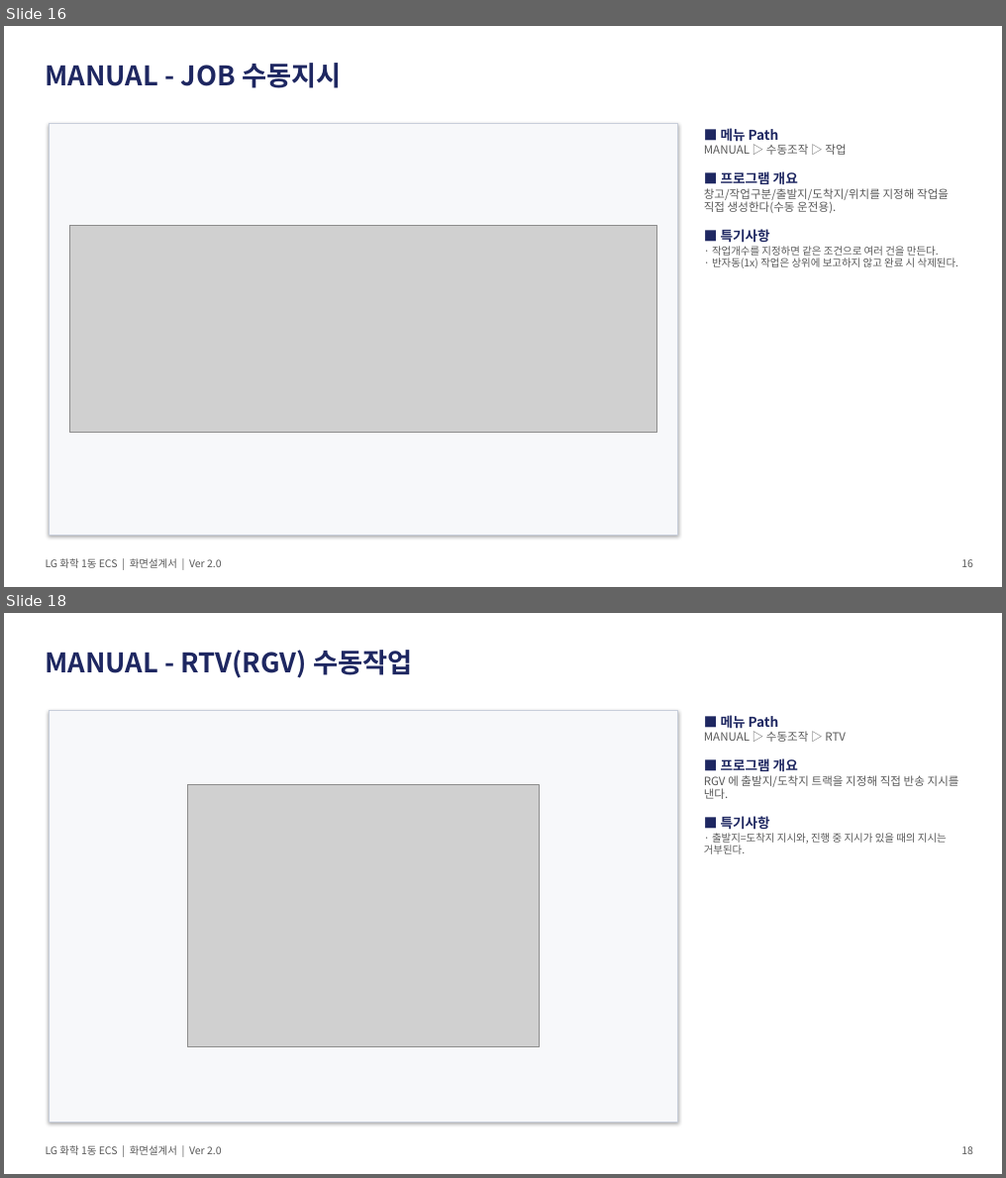
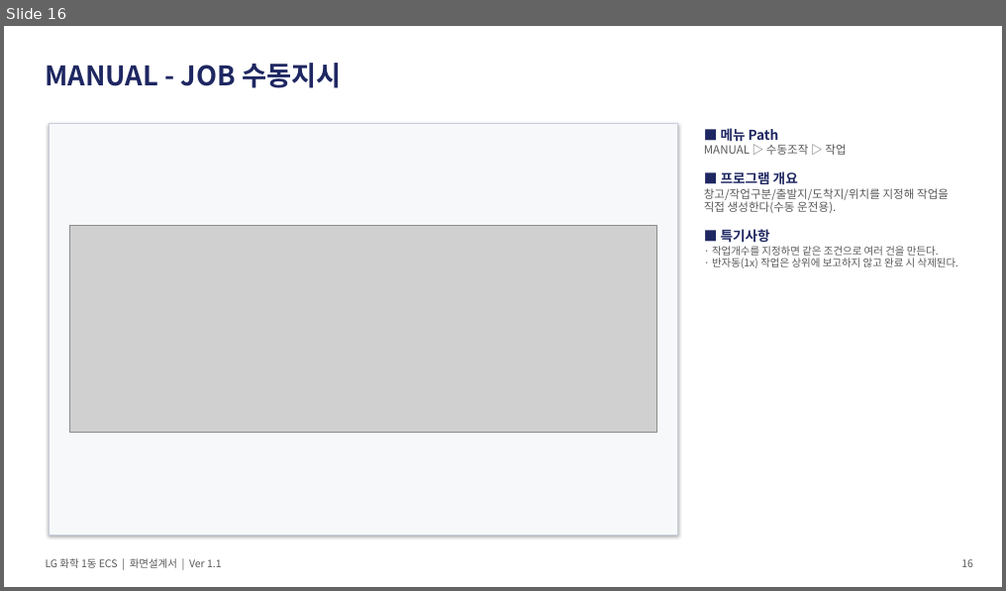
Before and after one commit to yeorijby-coder/LGLS_ALL, a slide deck: docs/산출물_20260921/06_ECS_화면설계서.pptx. Shown one above the other, each under a label of ours: slides 16 and 18 before the commit, slide 16 after it; the slides between them are not shown. The pictures are 1006x1178 and 1006x591 pixels, drawn with LibreOffice and Linux fonts; fonts in the diff are those of the drawing; grey boxes stand for pictures. Boxes give left, top, right and bottom in pixels: in the first picture for what was removed or moved away, otherwise in the second. Text is boxed around its words. In the diff, an @@ line names an element or a change of style, - is before the commit and + after.

```diff
--- a/docs/산출물_20260921/06_ECS_화면설계서.pptx
+++ b/docs/산출물_20260921/06_ECS_화면설계서.pptx
@@ slide 18 removed at (x1=4, y1=613, x2=1002, y2=1174), background #FFFFFF @@
@@ text removed at (x1=46, y1=650, x2=412, y2=678) @@
-MANUAL - RTV(RGV) 수동작업
@@ rectangle removed at (x1=49, y1=710, x2=678, y2=1122) @@
@@ text removed at (x1=704, y1=715, x2=959, y2=855) @@
-■ 메뉴 Path
-MANUAL ▷ 수동조작 ▷ RTV
-■ 프로그램 개요
-RGV 에 출발지/도착지 트랙을 지정해 직접 반송 지시를 낸다.
-■ 특기사항
-· 출발지=도착지 지시와, 진행 중 지시가 있을 때의 지시는 거부된다.
@@ picture removed at (x1=188, y1=785, x2=540, y2=1048) @@
@@ text removed at (x1=46, y1=1146, x2=222, y2=1156) @@
-LG 화학 1동 ECS | 화면설계서 | Ver 2.0
@@ text removed at (x1=961, y1=1147, x2=973, y2=1155) @@
-18
@@ slide 16 changed as well @@
@@ text at (x1=46, y1=559, x2=222, y2=569): text changed @@
-LG 화학 1동 ECS | 화면설계서 | Ver 2.0
+LG 화학 1동 ECS | 화면설계서 | Ver 1.1
```
Also in this commit, not shown: 24 other slides changed, 1 other slide removed, 2 other files.
